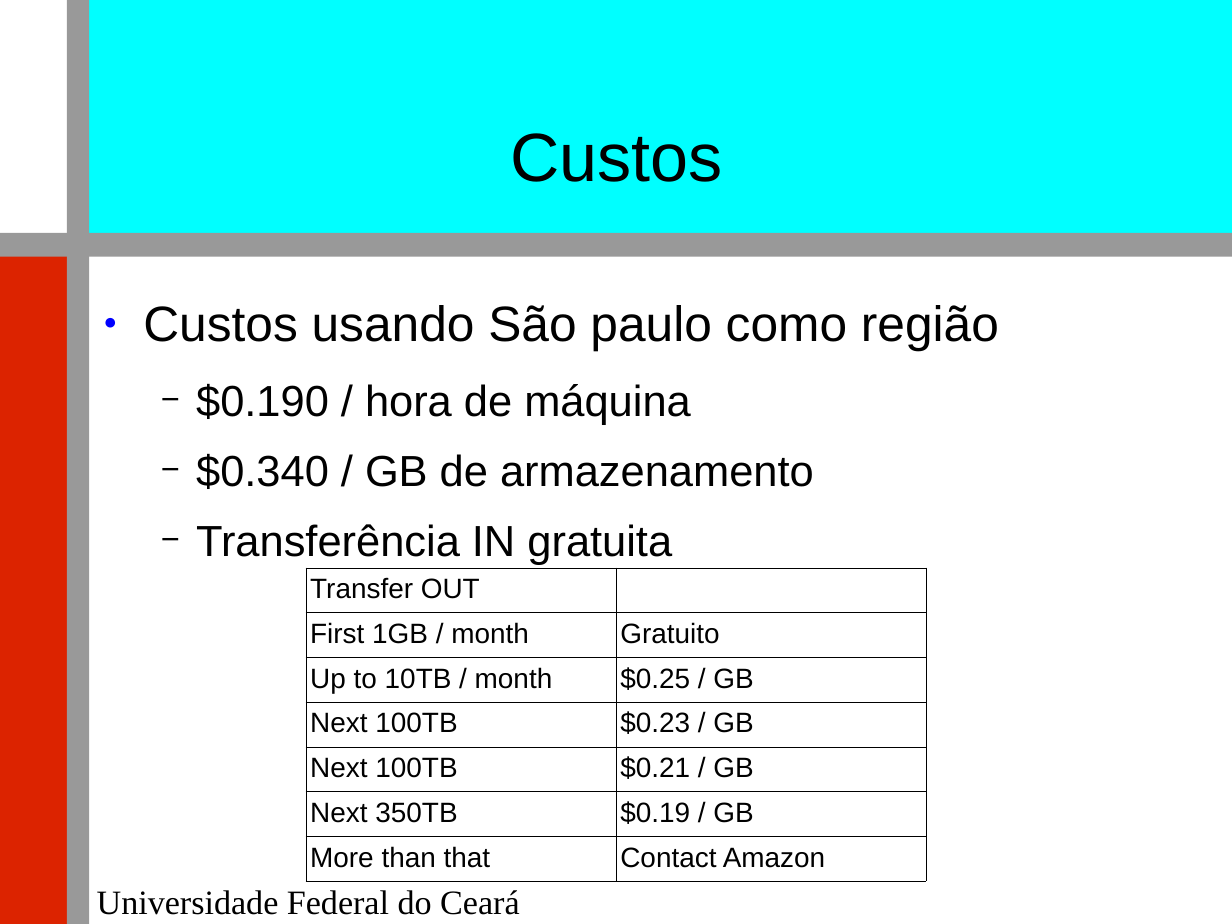
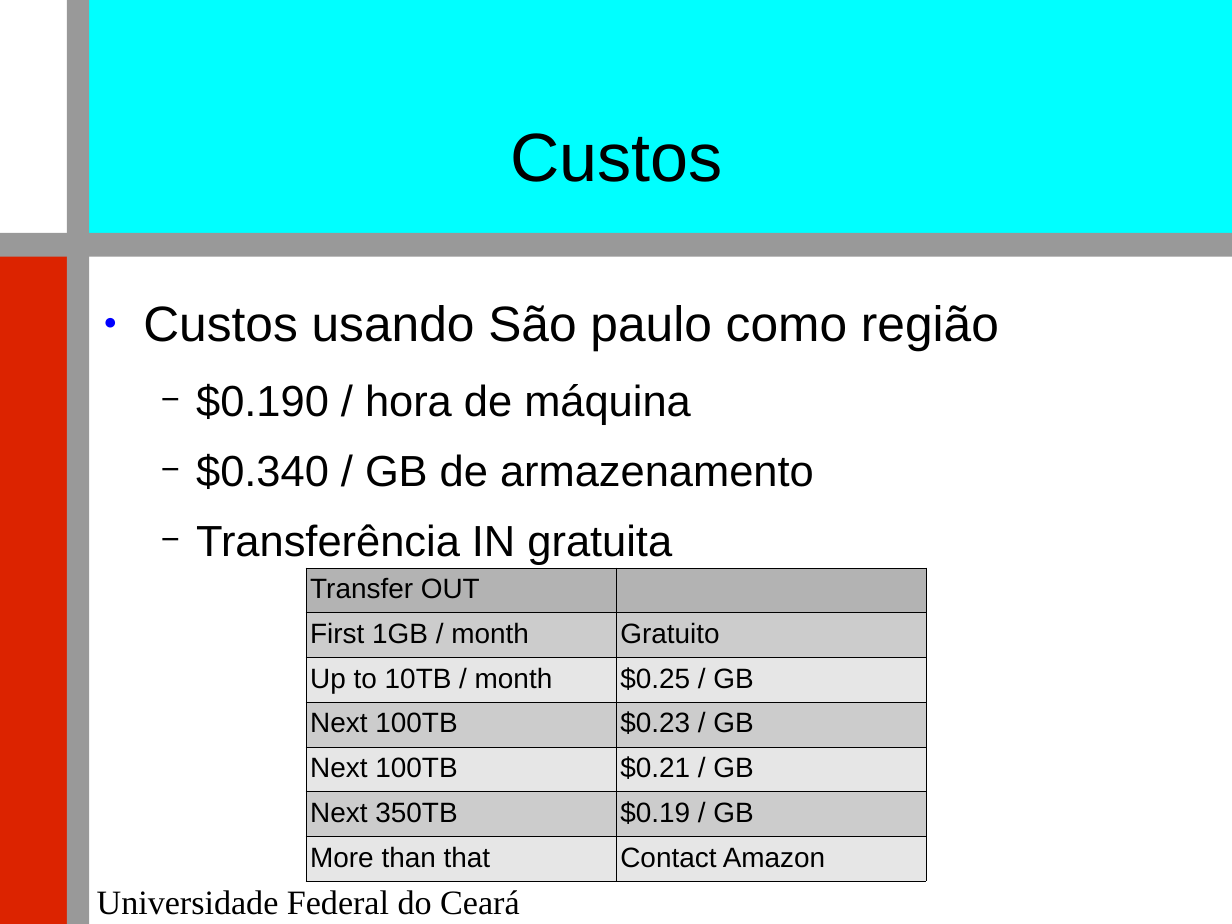
Before and after one commit to renatocjn/NoSQL_TF, a slide deck: slide 19 of Apresentação.odp. Drawn at 1232x924 pixels with LibreOffice and Linux fonts; fonts in the diff are those of the drawing; background and template pictures are left out. Boxes give left, top, right and bottom in pixels: in the first picture for what was removed or moved away, otherwise in the second. Text is boxed around its words. In the diff, an @@ line names an element or a change of style, - is before the commit and + after.

```diff
--- a/Apresentação.odp
+++ b/Apresentação.odp
@@ table at <box>306,568,928,872</box> @@
@@ fill none to #B3B3B3 in row 1, column 1 @@
@@ fill none to #CCCCCC in 6 cells @@
@@ fill none to #E6E6E6 in 6 cells @@
```
Also in this commit, not shown: 3 other slides changed, 1 other file.
